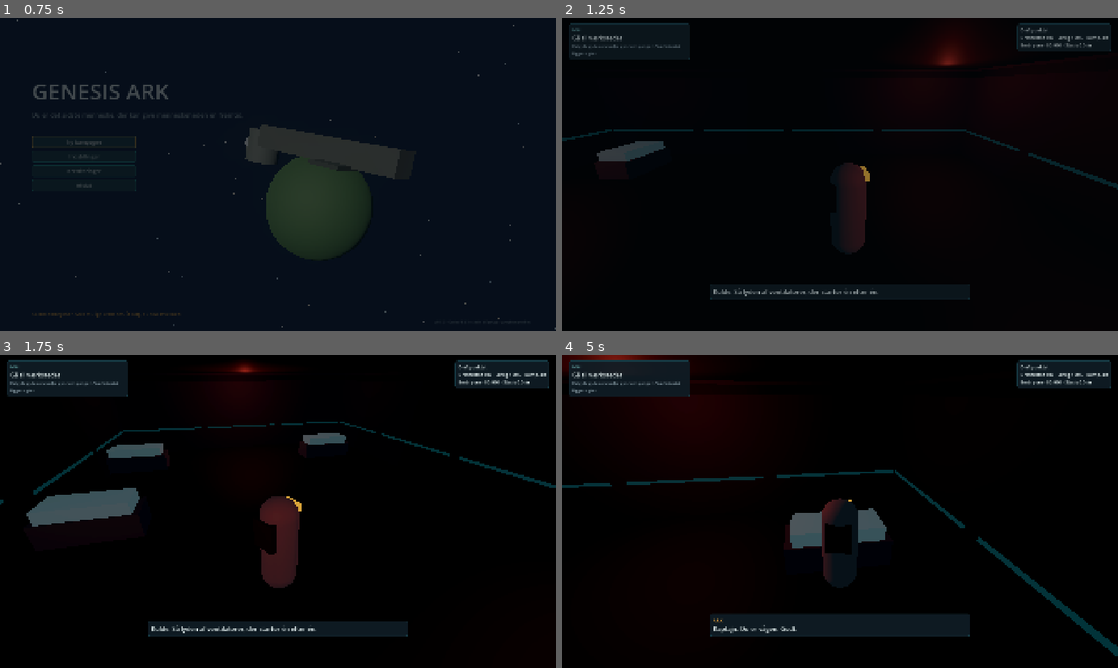
Above: before the commit, frames 1-4 (two rows, left to right).
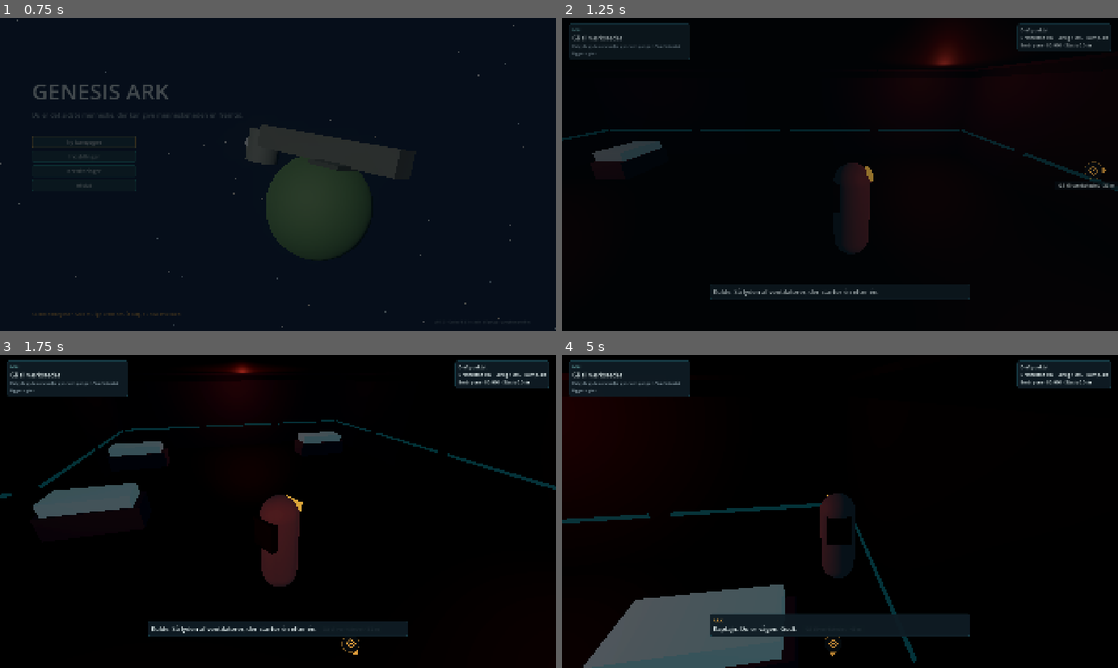
Above: after the commit, the same moments.

Repository: sebastianlistfeirup/GENESISARK
Game: Godot game, scene res://scenes/boot/boot.tscn
The game is run twice, just before and just after one commit, with the same random seed, the same clock (stepped at 60 frames per second) and the same inputs.
Inputs (mouse positions are in pixels of both pictures, inside the frame that each line leads up to):
- Up to frame 1 (0.75 s): tap Enter (build_confirm) at 0.5 s; move the mouse to (400, 158) at 0.52 s; hold D (move_right) from 0.53 s (still down); hold E (interact) from 0.53 s (still down); click (400, 158) at 0.67 s
- Up to frame 2 (1.25 s): keep holding D (move_right); keep holding E (interact)
- Up to frame 3 (1.75 s): move the mouse to (250, 511) at 1.27 s; release D (move_right) at 1.28 s; release E (interact) at 1.28 s; hold W (move_forward) from 1.28 s (still down); tap Space (ascend) at 1.35 s; click (250, 511) at 1.42 s; tap E (interact) at 1.55 s
- Up to frame 4 (5 s): keep holding W (move_forward); move the mouse to (851, 505) at 2.02 s; hold E (interact) 2.03-2.78 s; tap F (autopilot) at 2.1 s; click (851, 505) at 2.17 s; move the mouse to (834, 517) at 2.77 s; tap Enter (build_confirm) at 2.85 s; click (834, 517) at 2.92 s; tap E (interact) at 3.05, 3.8, 4.55 s; move the mouse to (878, 514) at 3.52 s; hold B (colony_mode) 3.53-4.28 s; click (878, 514) at 3.67 s; move the mouse to (795, 508) at 4.27 s; click (795, 508) at 4.35 s

Frame 1 is identical in both runs. In frame 2, 0.8% of the frame differs, in the area x 0-100%, y 35-75%; in frame 3, 1.8%; in frame 4, 10%, in the area x 0-100%, y 0-100%.

Commit message:
Waypoints and faster movement
- WaypointLayer: current objective as pulsing marker with name and distance, pinned to the screen edge with an arrow when off-screen/behind, soft light beam at the spot; nearby useful places get a fading dot + name (hidden when the prompt takes over)
- Objective targets as data (objectives.json targets.ship); surface follows main sample -> relay -> lander
- Walk 4.2 / run 7.0 m/s (was 3.0 / 5.0); acceleration 14, deceleration 19
- Smoke: waypoint checks on ship and surface (41 checks); check.sh no longer truncates the smoke summary
- Translated interactable titles that were missing Loc.t; D-020

Co-Authored-By: Claude Opus 5.5 <noreply@anthropic.com>
Claude-Session: https://claude.ai/code/session_017YcnHpJixbeShoYSSbACge

Diff:
--- a/data/balance/baseline.json
+++ b/data/balance/baseline.json
@@ -52,8 +52,8 @@
     ]
   },
   "player": {
-    "walk_speed": 3.0,
-    "run_speed": 5.0,
+    "walk_speed": 4.2,
+    "run_speed": 7.0,
     "accel": 18.0,
     "turn_speed": 10.0
   },
--- a/data/objectives/objectives.json
+++ b/data/objectives/objectives.json
@@ -6,7 +6,10 @@
       "phase": "ARK",
       "title": "Gå til værkstedet",
       "description": "Arken er mørk, og nødstrømmen svigter. Find vej til værkstedet.",
-      "hint": "Følg de gule servicelys gennem gangen. Værkstedet ligger agter."
+      "hint": "Følg de gule servicelys gennem gangen. Værkstedet ligger agter.",
+      "targets": {
+        "ship": "power_coupling"
+      }
     },
     {
       "id": "obj_restore_power",
@@ -14,7 +17,10 @@
       "phase": "ARK",
       "title": "Genopret nødstrømmen",
       "description": "Nødstrømskoblingen i værkstedet er gået løs. Sæt den i igen.",
-      "hint": "Find koblingen på værkstedets bagvæg, og tryk E."
+      "hint": "Find koblingen på værkstedets bagvæg, og tryk E.",
+      "targets": {
+        "ship": "power_coupling"
+      }
     },
     {
       "id": "obj_check_embryo_bank",
@@ -22,7 +28,10 @@
       "phase": "ARK",
       "title": "Besøg embryobanken",
       "description": "50.000 embryoner sover i kulden. Se dem med egne øjne.",
-      "hint": "Embryobanken ligger midtskibs. Gå hen til tavlen med tallet."
+      "hint": "Embryobanken ligger midtskibs. Gå hen til tavlen med tallet.",
+      "targets": {
+        "ship": "embryo_bank"
+      }
     },
     {
       "id": "obj_open_starmap",
@@ -30,7 +39,10 @@
       "phase": "ARK",
       "title": "Åbn stjernekortet",
       "description": "Se, hvor arken kan tage hen.",
-      "hint": "Gå op på broen, og brug stjernekortet ved kommandopulten."
+      "hint": "Gå op på broen, og brug stjernekortet ved kommandopulten.",
+      "targets": {
+        "ship": "starmap"
+      }
     },
     {
       "id": "obj_choose_probe",
@@ -38,7 +50,10 @@
       "phase": "VOYAGE",
       "title": "Sammenlign kandidaterne",
       "description": "Send en langdistanceprobe, eller sammenlign de kendte verdener.",
-      "hint": "En probe koster komponenter, men fjerner en vigtig usikkerhed."
+      "hint": "En probe koster komponenter, men fjerner en vigtig usikkerhed.",
+      "targets": {
+        "ship": "starmap"
+      }
     },
     {
       "id": "obj_travel",
@@ -46,7 +61,10 @@
       "phase": "VOYAGE",
       "title": "Rejs til en kandidat",
       "description": "Vælg en verden, og sæt kurs.",
-      "hint": "Vælg en planet på stjernekortet. Ruten viser brændstof og slid."
+      "hint": "Vælg en planet på stjernekortet. Ruten viser brændstof og slid.",
+      "targets": {
+        "ship": "starmap"
+      }
     },
     {
       "id": "obj_orbital_scan",
@@ -54,7 +72,10 @@
       "phase": "VOYAGE",
       "title": "Scan planeten fra kredsløb",
       "description": "Find klima, tyngde og mulige landingspladser.",
-      "hint": "Start orbitalscanningen fra broen. Den koster lidt brændstof."
+      "hint": "Start orbitalscanningen fra broen. Den koster lidt brændstof.",
+      "targets": {
+        "ship": "orbit_terminal"
+      }
     },
     {
       "id": "obj_expedition",
@@ -62,7 +83,10 @@
       "phase": "VOYAGE",
       "title": "Gennemfør en ekspedition",
       "description": "Tag prøver på overfladen, og placér et relæ.",
-      "hint": "Vælg en landingsplads, og flyv landeren ned. Hold øje med dragtens energi."
+      "hint": "Vælg en landingsplads, og flyv landeren ned. Hold øje med dragtens energi.",
+      "targets": {
+        "ship": "orbit_terminal"
+      }
     },
     {
       "id": "obj_commit_landing",
@@ -70,7 +94,10 @@
       "phase": "VOYAGE",
       "title": "Bekræft landingen",
       "description": "Arken lander for sidste gang. Det kan ikke gøres om.",
-      "hint": "Gennemgå koloniplanen på broen, og bekræft, når du er sikker."
+      "hint": "Gennemgå koloniplanen på broen, og bekræft, når du er sikker.",
+      "targets": {
+        "ship": "orbit_terminal"
+      }
     },
     {
       "id": "obj_build_power",
@@ -160,5 +187,6 @@
       "description": "Et selvforsynende samfund med mindst 500 indbyggere og et råd.",
       "hint": "Byg reserver, flere kohorter og mindre afhængighed af arken."
     }
-  ]
+  ],
+  "_note_targets": "targets: scene key -> interactable/marker id the waypoint marker points at while this objective is current (WaypointLayer)."
 }
--- a/evidence/scene_smoke.json
+++ b/evidence/scene_smoke.json
@@ -6,7 +6,7 @@
       "ok": true
     },
     {
-      "detail": "@Button@45:<Button#91821704810>",
+      "detail": "@Button@45:<Button#92257912427>",
       "name": "pad_focuses_menu",
       "ok": true
     },
@@ -36,7 +36,7 @@
       "ok": true
     },
     {
-      "detail": "moved=0.37",
+      "detail": "moved=0.36",
       "name": "riglab_runs",
       "ok": true
     },
@@ -56,6 +56,11 @@
       "ok": true
     },
     {
+      "detail": "Gå til værkstedet, 6 steder",
+      "name": "waypoint_points_to_objective",
+      "ok": true
+    },
+    {
       "detail": "escapes=0",
       "name": "ga02_route_10_runs_no_wall_pass",
       "ok": true
@@ -71,18 +76,23 @@
       "ok": true
     },
     {
-      "detail": "dyaw=-0.60",
+      "detail": "dyaw=-0.61",
       "name": "pad_look_turns_camera",
       "ok": true
     },
     {
-      "detail": "I_power_coupling:<Area3D#195504903410>",
+      "detail": "I_power_coupling:<Area3D#196276655347>",
       "name": "prompt_targets_coupling",
       "ok": true
     },
     {
       "detail": "",
       "name": "ga03_power_restored_by_interaction",
+      "ok": true
+    },
+    {
+      "detail": "obj_choose_probe → Sammenlign kandidaterne",
+      "name": "waypoint_follows_next_objective",
       "ok": true
     },
     {
@@ -126,8 +136,18 @@
       "ok": true
     },
     {
+      "detail": "Tag hovedprøven",
+      "name": "waypoint_surface_main_sample",
+      "ok": true
+    },
+    {
       "detail": "",
       "name": "ga06_sample_recorded",
+      "ok": true
+    },
+    {
+      "detail": "Placér relæet",
+      "name": "waypoint_surface_then_relay",
       "ok": true
     },
     {
@@ -189,5 +209,5 @@
   "engine_version": "4.5.1-stable (official)",
   "failures": [],
   "status": "PASS",
-  "timestamp": "2026-10-18T11:13:00"
+  "timestamp": "2026-10-18T11:27:26"
 }
--- a/evidence/test_report.json
+++ b/evidence/test_report.json
@@ -1,6 +1,6 @@
 {
   "content_errors": [],
-  "elapsed_ms": 1531,
+  "elapsed_ms": 1428,
   "engine_version": "4.5.1-stable (official)",
   "failures": [],
   "files": {
@@ -15,5 +15,5 @@
   },
   "status": "PASS",
   "tests": 54,
-  "timestamp": "2026-10-18T11:11:57"
+  "timestamp": "2026-10-18T11:25:01"
 }
--- a/evidence/touch_feel.json
+++ b/evidence/touch_feel.json
@@ -11,22 +11,22 @@
       "ok": true
     },
     {
-      "detail": "1.08 m/s (gang 3.0)",
+      "detail": "1.51 m/s (gang 4.2)",
       "name": "half_throw_walks_slowly",
       "ok": true
     },
     {
-      "detail": "5.00 m/s (løb 5.0)",
+      "detail": "7.00 m/s (løb 7.0)",
       "name": "full_throw_runs",
       "ok": true
     },
     {
-      "detail": "max 0.167 m/s pr. frame (grænse 0.243)",
+      "detail": "max 0.233 m/s pr. frame (grænse 0.327)",
       "name": "speed_never_jumps",
       "ok": true
     },
     {
-      "detail": "0.42 s, max 0.233 m/s pr. frame",
+      "detail": "0.42 s, max 0.317 m/s pr. frame",
       "name": "release_eases_to_stop",
       "ok": true
     }
--- a/localization/translations.csv
+++ b/localization/translations.csv
@@ -841,10 +841,13 @@
 Tilslut,Connect
 Undersøg,Examine
 arken er ikke i kredsløb om en planet,the Ark is not in orbit around a planet
+embryobanken,the embryo bank
 ingen strøm — genopret nødstrømmen i værkstedet,no power — restore emergency power in the workshop
 kredsløbsterminalen,the orbital terminal
 nødstrømmen kører,emergency power is running
 nødstrømskoblingen,the emergency power coupling
+planetsammenligningen,the planet comparison
+stjernekortet,the star map
 værkstedsbænken,the workbench
 Åbn,Open
  Valgfri risikoprøve., Optional risk sample.
@@ -857,13 +860,17 @@
 Hold [%s] i %d sekunder.%s,Hold [%s] for %d seconds.%s
 Landeren: %d m,Lander: %d m
 Placér relæ ved,Place relay at
+Placér relæet,Place the relay
 Prøve taget.,Sample taken.
 Prøver: %d/2 · Relæ: %s,Samples: %d/2 · Relay: %s
 Relæet sender.,The relay is transmitting.
 Relæet sikrer data og vurderer landingspladsen.,The relay secures data and assesses the landing site.
+Tag hovedprøven,Take the main sample
 Tag prøve:,Take sample:
 Vend tilbage til,Return to
+Vend tilbage til landeren,Return to the lander
 [%s] Kald dronereserve (+%d%%),[%s] Call drone reserve (+%d%%)
+landeren,the lander
 mangler,missing
 placeret,placed
 prøven er taget,the sample is taken
--- a/scripts/runtime/player/captain.gd
+++ b/scripts/runtime/player/captain.gd
@@ -7,12 +7,12 @@
 signal interact_target_changed(target: Interactable)
 signal hold_progress(fraction: float)
 
-@export var walk_speed: float = 3.0
-@export var run_speed: float = 5.0
+@export var walk_speed: float = 4.2
+@export var run_speed: float = 7.0
 ## Calm, weighty feel (no twitch): ~0.3 s to full walk, slightly faster stop,
 ## body turns over ~0.25 s instead of snapping to the stick.
-@export var acceleration: float = 10.0
-@export var deceleration: float = 14.0
+@export var acceleration: float = 14.0
+@export var deceleration: float = 19.0
 @export var turn_speed: float = 8.0
 @export var gravity_scale: float = 1.0
 
@@ -31,6 +31,7 @@
 
 
 func _ready() -> void:
+	add_to_group("player")  # WaypointLayer measures distances from here
 	collision_layer = 2
 	collision_mask = 1 | 16 | 8
 	var shape := CollisionShape3D.new()
--- a/scripts/runtime/ship/ship_scene.gd
+++ b/scripts/runtime/ship/ship_scene.gd
@@ -14,6 +14,7 @@
 var _ai: Node3D
 var _ai_t := 0.0
 var _zone := ""
+var waypoints: WaypointLayer
 var _window_planet: Node3D
 var _voyage_label: Label
 
@@ -57,6 +58,11 @@
 		captain.teleport(it.global_position + Vector3(0, 0.1, 3.0), 0.0)
 	hud = GameHud.new()
 	add_child(hud)
+	waypoints = WaypointLayer.new()
+	add_child(waypoints)
+	for id: String in interactables.keys():
+		var wit: Interactable = interactables[id]
+		waypoints.add_place(wit, WaypointLayer.nice(wit.title), 2.4 if id != "embryo_bank" else 3.8)
 	captain.interact_target_changed.connect(func(t: Interactable) -> void: hud.set_prompt(t.prompt_text() + ("" if t.consequence.is_empty() or t.locked else "\n" + t.consequence) if t else ""))
 	captain.hold_progress.connect(hud.set_hold)
 	var vp := UiKit.panel(Vector2(300, 0))
@@ -91,9 +97,9 @@
 	var defs := {
 		"power_coupling": [Loc.t("nødstrømskoblingen"), Loc.t("Tilslut"), Loc.t("Genstarter nødstrømmen. Broen, embryobanken og stjernekortet kommer online.")],
 		"workbench": [Loc.t("værkstedsbænken"), Loc.t("Brug"), Loc.t("Reparér skroget med komponenter. Det, du bruger her, mangler i kolonien.")],
-		"embryo_bank": ["embryobanken", Loc.t("Undersøg"), Loc.t("Se lagerstatus og redundans for de 50.000.")],
-		"starmap": ["stjernekortet", Loc.t("Åbn"), Loc.t("Sammenlign kandidatverdener, send sonder og vælg rute.")],
-		"bridge_terminal": ["planetsammenligningen", Loc.t("Åbn"), Loc.t("Kendt og manglende viden om alle seks verdener.")],
+		"embryo_bank": [Loc.t("embryobanken"), Loc.t("Undersøg"), Loc.t("Se lagerstatus og redundans for de 50.000.")],
+		"starmap": [Loc.t("stjernekortet"), Loc.t("Åbn"), Loc.t("Sammenlign kandidatverdener, send sonder og vælg rute.")],
+		"bridge_terminal": [Loc.t("planetsammenligningen"), Loc.t("Åbn"), Loc.t("Kendt og manglende viden om alle seks verdener.")],
 		"orbit_terminal": [Loc.t("kredsløbsterminalen"), Loc.t("Åbn"), Loc.t("Scanning, sitesonder, ekspedition og landing.")],
 	}
 	for m: Dictionary in builder.interact_markers:
@@ -172,6 +178,7 @@
 	_voyage_label.text = Loc.t("%s\nBrændstof %d · Skrog %d%% · Komp. %d\nEmbryoner %s · Stasis %.1f år") % [
 		str(loc.get("name", "")) + (Loc.t("  (kredsløb)") if loc.has("planet_id") else ""), int(gs.ark.fuel), int(gs.ark.integrity),
 		gs.ark.components, UiKit.thousands(gs.ark.embryo_viable), gs.campaign.captain_stasis_years]
+	_update_waypoint()
 	var pc: Interactable = interactables.get("power_coupling")
 	if pc:
 		pc.locked = powered
@@ -240,6 +247,17 @@
 	_zone = z
 	if z != "D":
 		AudioService.set_layer("amb_embryo_bank" if z == "E" else "", -4.0)
+
+
+## The objective marker points at the interactable named in objectives.json
+## (targets.ship) for the current objective; nothing when it lives elsewhere.
+func _update_waypoint() -> void:
+	if waypoints == null:
+		return
+	var o := GameSession.sim.objectives.current(GameSession.state)
+	var id := str(DictUtil.get_dict(o, "targets").get("ship", ""))
+	var it: Interactable = interactables.get(id)
+	waypoints.set_objective(it, str(o.get("title", "")) if it else "", 2.4 if id != "embryo_bank" else 3.8)
 
 
 func _any_panel() -> bool:
--- a/scripts/runtime/surface/surface_scene.gd
+++ b/scripts/runtime/surface/surface_scene.gd
@@ -23,6 +23,7 @@
 var _status: Label
 var _finishing := false
 var _markers: Dictionary = {}
+var waypoints: WaypointLayer
 
 
 func _ready() -> void:
@@ -71,6 +72,11 @@
 		captain.visual_pivot.add_child(lamp)
 	hud = GameHud.new()
 	add_child(hud)
+	waypoints = WaypointLayer.new()
+	add_child(waypoints)
+	for key: String in _markers.keys():
+		var m: Interactable = _markers[key]
+		waypoints.add_place(m, WaypointLayer.nice(m.title), 3.6 if key != "lander" else 4.2)
 	captain.interact_target_changed.connect(func(t: Interactable) -> void: hud.set_prompt(t.prompt_text() + ("\n" + t.consequence if t and not t.consequence.is_empty() else "") if t else ""))
 	captain.hold_progress.connect(hud.set_hold)
 	_build_suit_hud()
@@ -91,7 +97,7 @@
 func _place_lander() -> void:
 	var lander := Interactable.new()
 	lander.interact_id = "lander"
-	lander.title = "landeren"
+	lander.title = Loc.t("landeren")
 	lander.verb = Loc.t("Vend tilbage til")
 	lander.consequence = Loc.t("Afslutter ekspeditionen. Prøver og relæ bliver til viden om planeten.")
 	lander.radius = 3.5
@@ -229,6 +235,22 @@
 	hud.top_right.add_child(p)
 
 
+## Expedition order: main sample -> relay -> back to the lander (the risk
+## sample is optional, so it is a place, never the objective).
+func _update_waypoint(ex: ExpeditionState) -> void:
+	if waypoints == null:
+		return
+	var key := "lander"
+	var label := Loc.t("Vend tilbage til landeren")
+	if not "main_sample" in ex.samples and _markers.has("main_sample"):
+		key = "main_sample"
+		label = Loc.t("Tag hovedprøven")
+	elif not ex.relay_placed and _markers.has("relay"):
+		key = "relay"
+		label = Loc.t("Placér relæet")
+	waypoints.set_objective(_markers.get(key), label, 3.6 if key != "lander" else 4.2)
+
+
 func _hazard_mult() -> Array:
 	for h: Dictionary in hazard_areas:
 		if (h["area"] as Area3D).overlaps_body(captain):
@@ -241,6 +263,7 @@
 	if gs == null or gs.expedition == null or _finishing:
 		return
 	var ex := gs.expedition
+	_update_waypoint(ex)
 	var hm := _hazard_mult()
 	AudioService.set_layer(hm[2], -4.0)
 	if not hud.any_modal_open():
--- /dev/null
+++ b/scripts/ui/waypoint_layer.gd
@@ -0,0 +1,161 @@
+class_name WaypointLayer
+extends CanvasLayer
+## Where to go, at a glance (quest markers in the style of Honkai: Star Rail):
+##   - the current objective: a pulsing diamond with name and distance; at the
+##     screen edge with an arrow when it is behind you or off-screen, plus a soft
+##     light beam on the spot in the 3D world
+##   - other useful places nearby: a small dot and name that fades in as you get
+##     closer and hides when the interaction prompt takes over
+## Presentation only: scenes tell it which nodes matter; it never touches state.
+
+const EDGE := 84.0           # px kept free at the screen edge
+const PLACE_RANGE := 28.0    # m: places further away stay hidden
+const PROMPT_RANGE := 2.6    # m: inside this the interaction prompt speaks instead
+
+var objective: Node3D
+var objective_label := ""
+var objective_height := 2.2
+var places: Array = []       # [{node: Node3D, label: String, height: float}]
+
+var _canvas: Control
+var _beam: MeshInstance3D
+var _t := 0.0
+
+
+func _ready() -> void:
+	layer = 5  # under the HUD panels (10) and dialogs
+	_canvas = Control.new()
+	_canvas.set_anchors_preset(Control.PRESET_FULL_RECT)
+	_canvas.mouse_filter = Control.MOUSE_FILTER_IGNORE
+	_canvas.draw.connect(_draw_markers)
+	add_child(_canvas)
+	_beam = MeshInstance3D.new()
+	var cyl := CylinderMesh.new()
+	cyl.top_radius = 0.2
+	cyl.bottom_radius = 0.45
+	cyl.height = 9.0
+	_beam.mesh = cyl
+	var m := StandardMaterial3D.new()
+	m.shading_mode = BaseMaterial3D.SHADING_MODE_UNSHADED
+	m.transparency = BaseMaterial3D.TRANSPARENCY_ALPHA
+	m.blend_mode = BaseMaterial3D.BLEND_MODE_ADD
+	m.albedo_color = Color(UiKit.AMBER, 0.22)
+	m.cull_mode = BaseMaterial3D.CULL_DISABLED
+	_beam.material_override = m
+	_beam.cast_shadow = GeometryInstance3D.SHADOW_CASTING_SETTING_OFF
+	_beam.top_level = true
+	_beam.visible = false
+	add_child(_beam)
+
+
+## Sets the objective marker. `node` null hides it.
+func set_objective(node: Node3D, label: String, height: float = 2.2) -> void:
+	objective = node
+	objective_label = label
+	objective_height = height
+
+
+func add_place(node: Node3D, label: String, height: float = 2.0) -> void:
+	places.append({"node": node, "label": label, "height": height})
+
+
+func _process(delta: float) -> void:
+	_t += delta
+	var ok := objective != null and is_instance_valid(objective) and objective.is_inside_tree()
+	_beam.visible = ok
+	if ok:
+		var pulse := 0.0 if bool(SettingsService.get_value("reduced_motion", false)) else sin(_t * 2.2) * 0.06
+		_beam.global_position = objective.global_position + Vector3(0, 4.5, 0)
+		(_beam.material_override as StandardMaterial3D).albedo_color.a = 0.1 + pulse * 0.5
+	_canvas.queue_redraw()
+
+
+func _draw_markers() -> void:
+	var cam := get_viewport().get_camera_3d()
+	if cam == null:
+		return
+	var rect := _canvas.get_rect()
+	var font := ThemeDB.fallback_font
+	var player_pos := cam.global_position
+	var me: Node3D = get_tree().get_first_node_in_group("player") as Node3D
+	if me:
+		player_pos = me.global_position
+	for p: Dictionary in places:
+		var n: Node3D = p["node"]
+		if not is_instance_valid(n) or not n.is_inside_tree() or n == objective or not n.visible:
+			continue
+		var d := player_pos.distance_to(n.global_position)
+		if d > PLACE_RANGE or d < PROMPT_RANGE:
+			continue
+		var wp := n.global_position + Vector3(0, float(p["height"]), 0)
+		if cam.is_position_behind(wp):
+			continue
+		var sp := cam.unproject_position(wp)
+		if not rect.has_point(sp):
+			continue
+		var a := clampf(1.0 - (d - 8.0) / (PLACE_RANGE - 8.0), 0.0, 1.0) * 0.85
+		_canvas.draw_circle(sp, 6.0, Color(UiKit.PETROL.lightened(0.35), a))
+		_canvas.draw_arc(sp, 9.0, 0, TAU, 20, Color(1, 1, 1, a * 0.5), 1.5)
+		_text(font, sp + Vector2(0, -16), str(p["label"]), 16, Color(UiKit.TEXT, a))
+	if objective == null or not is_instance_valid(objective) or not objective.is_inside_tree():
+		return
+	var owp := objective.global_position + Vector3(0, objective_height, 0)
+	var dist := player_pos.distance_to(objective.global_position)
+	if dist < PROMPT_RANGE:
+		return
+	var behind := cam.is_position_behind(owp)
+	var pos := cam.unproject_position(owp)
+	var inner := rect.grow(-EDGE)
+	var on_screen := not behind and inner.has_point(pos)
+	var pulse := 1.0 if bool(SettingsService.get_value("reduced_motion", false)) else 0.85 + sin(_t * 3.0) * 0.15
+	var col := Color(UiKit.AMBER, pulse)
+	var dist_txt := "%d m" % roundi(dist)
+	if on_screen:
+		_diamond(pos, 15.0 * pulse + 2.0, col)
+		_text(font, pos + Vector2(0, -28), objective_label, 19, Color(UiKit.TEXT, 0.95), true)
+		_text(font, pos + Vector2(0, 40), dist_txt, 16, Color(UiKit.AMBER, 0.95), true)
+		return
+	# Off-screen or behind: pin to the edge in the direction of the target.
+	var center := rect.size * 0.5
+	var dir := pos - center
+	if behind:
+		dir = -dir  # unproject mirrors points behind the camera
+	if dir.length() < 1.0:
+		dir = Vector2(0, 1)
+	dir = dir.normalized()
+	var half := inner.size * 0.5
+	var scale := minf(half.x / maxf(absf(dir.x), 0.001), half.y / maxf(absf(dir.y), 0.001))
+	var edge := center + dir * scale
+	_canvas.draw_circle(edge, 30.0, Color(0.03, 0.06, 0.08, 0.6))
+	_canvas.draw_arc(edge, 30.0, 0, TAU, 32, Color(UiKit.AMBER, 0.5 * pulse), 2.0)
+	_diamond(edge, 15.0, col)
+	var tip := edge + dir * 46.0
+	var side := Vector2(-dir.y, dir.x) * 13.0
+	_canvas.draw_colored_polygon(PackedVector2Array([tip, edge + dir * 31.0 + side, edge + dir * 31.0 - side]), col)
+	var label_off := Vector2(0, -44) if edge.y > center.y else Vector2(0, 58)
+	_text(font, edge + label_off, "%s · %s" % [objective_label, dist_txt], 17, Color(UiKit.TEXT, 0.95), true)
+
+
+func _diamond(c: Vector2, r: float, col: Color) -> void:
+	var pts := PackedVector2Array([c + Vector2(0, -r), c + Vector2(r, 0), c + Vector2(0, r), c + Vector2(-r, 0)])
+	_canvas.draw_colored_polygon(pts, Color(0.04, 0.07, 0.09, 0.55 * col.a))
+	pts.append(pts[0])
+	_canvas.draw_polyline(pts, col, 2.5, true)
+	_canvas.draw_circle(c, r * 0.32, col)
+
+
+## Centred text, kept fully on screen; `plate` adds a dark backdrop for legibility.
+func _text(font: Font, at: Vector2, s: String, size: int, col: Color, plate: bool = false) -> void:
+	var w := font.get_string_size(s, HORIZONTAL_ALIGNMENT_LEFT, -1, size).x
+	var r := _canvas.get_rect()
+	var p := Vector2(clampf(at.x - w * 0.5, 12.0, r.size.x - w - 12.0), at.y)
+	if plate:
+		var box := Rect2(p + Vector2(-10, -size - 2), Vector2(w + 20, size + 12))
+		_canvas.draw_rect(box, Color(0.03, 0.06, 0.08, 0.62 * col.a))
+	_canvas.draw_string_outline(font, p, s, HORIZONTAL_ALIGNMENT_LEFT, -1, size, 4, Color(0, 0, 0, col.a * 0.8))
+	_canvas.draw_string(font, p, s, HORIZONTAL_ALIGNMENT_LEFT, -1, size, col)
+
+
+## Upper-cases the first letter of an interactable title ("stjernekortet" -> "Stjernekortet").
+static func nice(title: String) -> String:
+	return title.substr(0, 1).to_upper() + title.substr(1) if not title.is_empty() else title
--- a/tests/scene_smoke.gd
+++ b/tests/scene_smoke.gd
@@ -164,6 +164,9 @@
 	var ship := await load_scene("res://scenes/ship/ship.tscn")
 	var captain: Captain = ship.get("captain")
 	check("ship_captain_spawned", captain != null and captain.is_on_floor() or captain.global_position.y > -0.5, str(captain.global_position))
+	var wl: WaypointLayer = ship.get("waypoints")
+	check("waypoint_points_to_objective", wl != null and wl.objective == ship.get("interactables")["power_coupling"] and wl.places.size() >= 6,
+		"%s, %d steder" % [wl.objective_label if wl else "-", wl.places.size() if wl else 0])
 	var start := captain.global_position
 	var bounds: ShipBuilder = ship.get("builder")
 	var escaped := 0
@@ -209,6 +212,10 @@
 	await frames(4)
 	Input.action_release("interact")
 	check("ga03_power_restored_by_interaction", GameSession.state.ark.systems["power"] != "offline")
+	await frames(2)
+	var cur_obj := GameSession.sim.objectives.current(GameSession.state)
+	var want_it: Variant = ship.get("interactables").get(str(DictUtil.get_dict(cur_obj, "targets").get("ship", "")))
+	check("waypoint_follows_next_objective", wl.objective != ship.get("interactables")["power_coupling"] and wl.objective == want_it, "%s → %s" % [cur_obj.get("id"), wl.objective_label])
 	coupling.use()
 	await frames(2)
 	check("ga03_objective_not_rewarded_twice", GameSession.state.campaign.completed_objectives.count("obj_restore_power") == 1)
@@ -242,10 +249,13 @@
 	await frames(60)
 	check("ga06_suit_drains_in_scene", GameSession.state.expedition.suit_energy < e0)
 	var markers: Dictionary = surf.get("_markers")
+	var swl: WaypointLayer = surf.get("waypoints")
+	check("waypoint_surface_main_sample", swl.objective == markers["main_sample"], swl.objective_label)
 	var sample: Interactable = markers["main_sample"]
 	sample.use()
 	await frames(2)
 	check("ga06_sample_recorded", "main_sample" in GameSession.state.expedition.samples)
+	check("waypoint_surface_then_relay", swl.objective == markers.get("relay", markers["lander"]), swl.objective_label)
 	(markers["lander"] as Interactable).use()
 	await frames(150)
 	check("ga06_expedition_finished", GameSession.state.knowledge_of("viridia").expedition_sites.has("green_a"))
Binary file added: evidence/shots/wp_ship_fresh.png
Binary file added: evidence/shots/wp_ship_onscreen.png
Binary file added: evidence/shots/wp_ship_power.png
Binary file added: evidence/shots/wp_surface_wp.png
Not shown, added: scripts/ui/waypoint_layer.gd.uid
Not shown, changed: docs/DECISIONS.md
Not shown, changed: docs/STATUS.md
Not shown, changed: tools/check.sh
